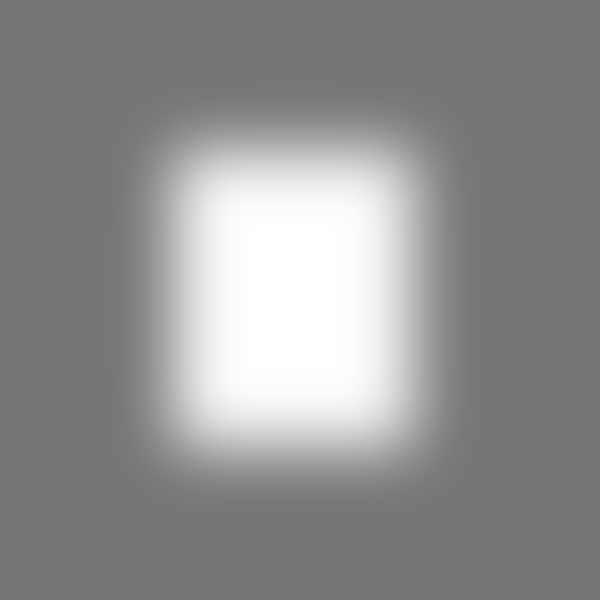
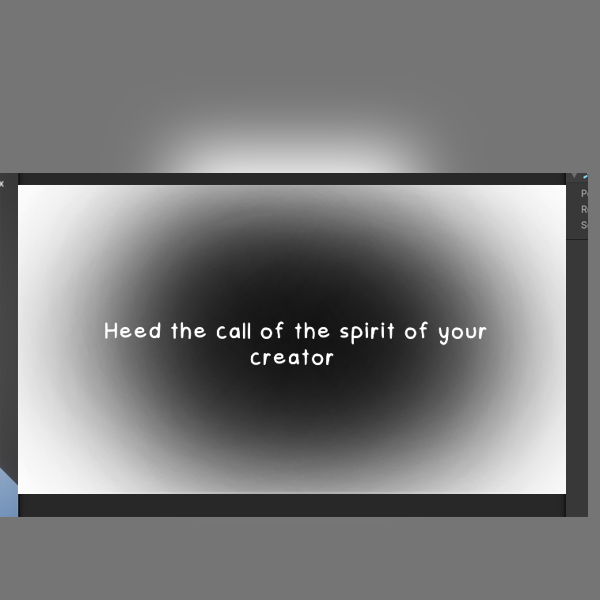
Layered file, before and after one edit (w=600, h=600). Changes by layer:
added layer "Layer 13" above "Layer 12" over [18, 185, 566, 494]
added layer "Layer 12" above "pageShadow" over [0, 173, 588, 517]
